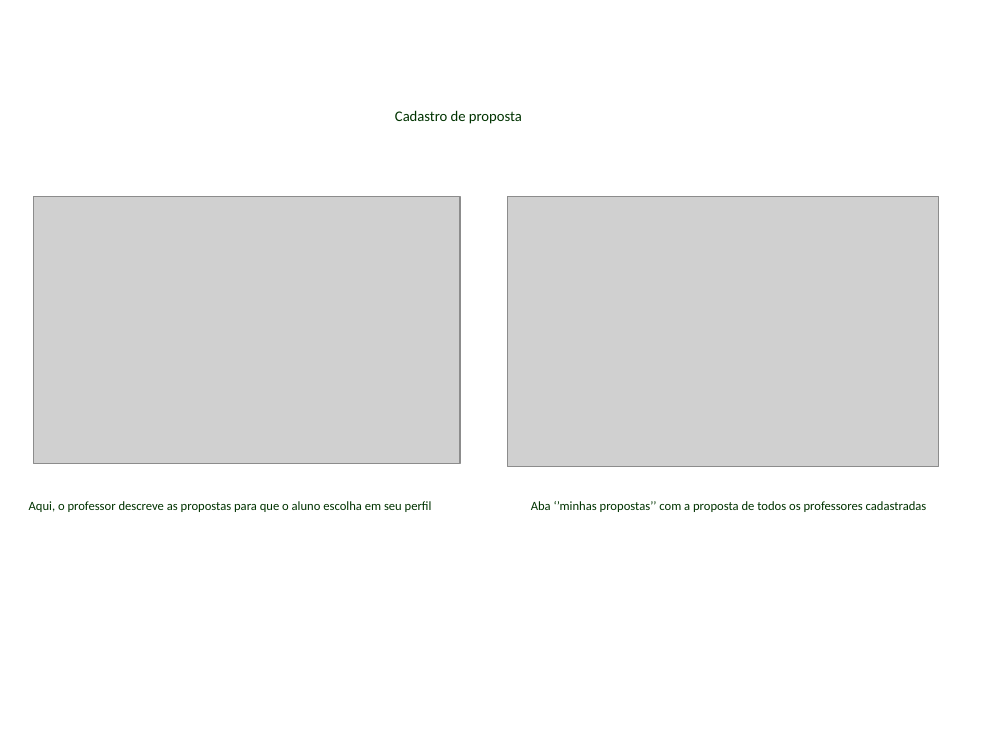
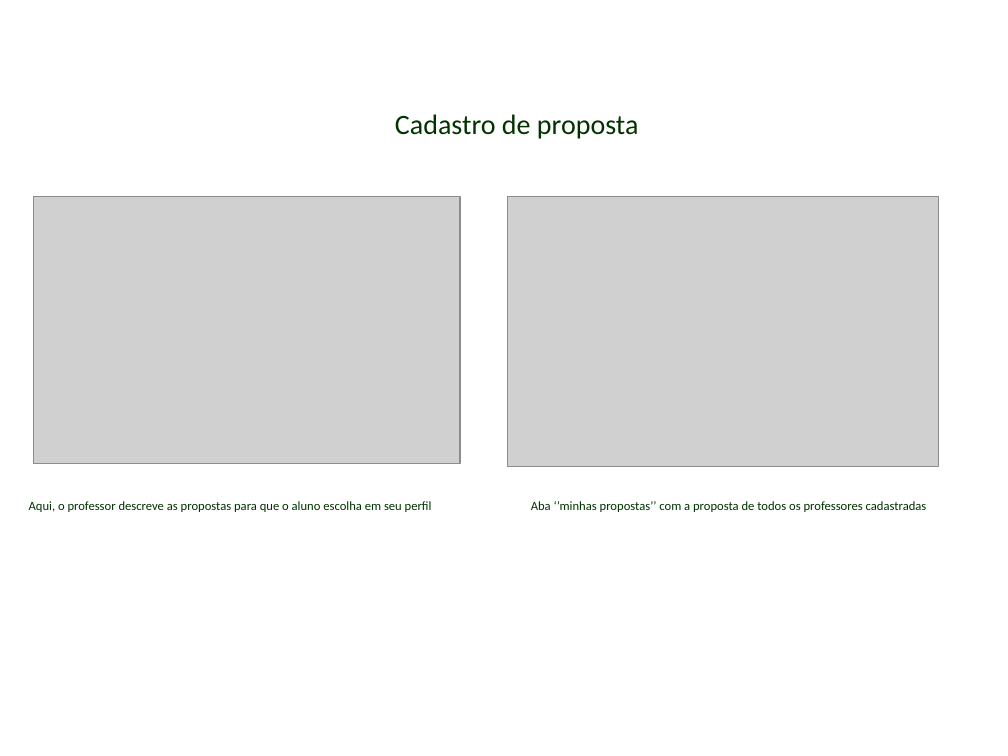
Before and after one commit to Alexandresl/trabalho-java, a slide deck: slide 21 of manual java.odp. Drawn at 1008x756 pixels with LibreOffice and Linux fonts; fonts in the diff are those of the drawing; grey boxes stand for pictures; background and template pictures are left out. Boxes give left, top, right and bottom in pixels: in the first picture for what was removed or moved away, otherwise in the second. Text is boxed around its words. In the diff, an @@ line names an element or a change of style, - is before the commit and + after.

```diff
--- a/manual java.odp
+++ b/manual java.odp
@@ free "Cadastro de proposta": place and size @@
-free "Cadastro de proposta" at box(385, 102, 533, 130)
+free "Cadastro de proposta" at box(385, 102, 651, 145)
@@ free "Cadastro de proposta" at box(385, 102, 651, 145): size 10.5 to 20 pt @@
```
Also in this commit, not shown: 9 other slides changed, 2 slides added, 14 other files.
